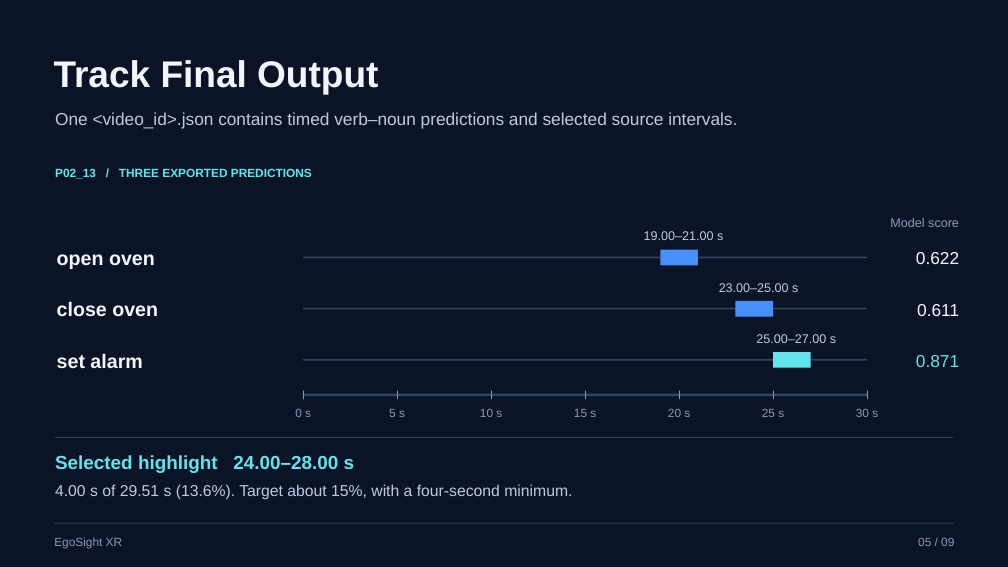
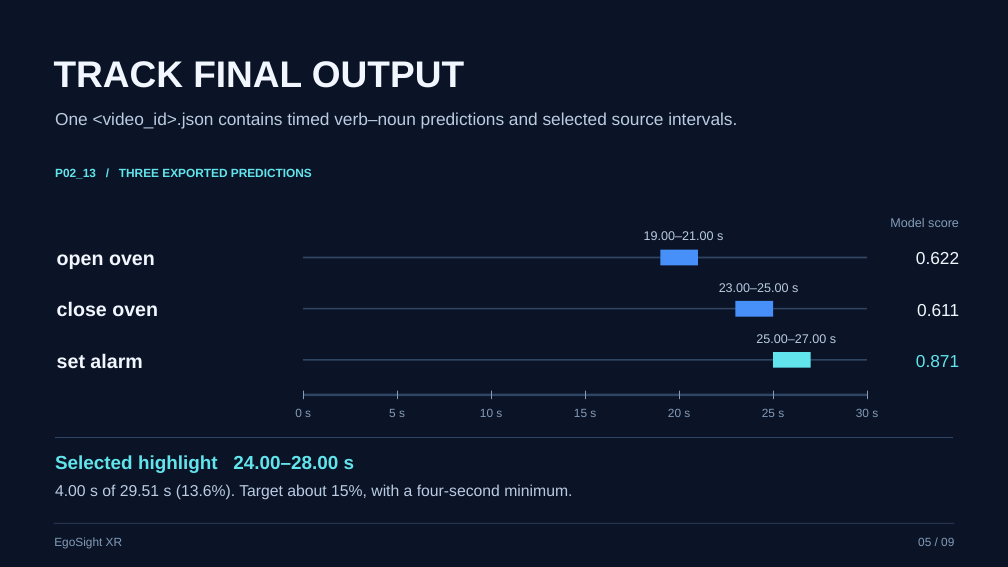
Before and after one commit to ArhamChoudhary-ui/DentiLens, a slide deck: slide 5 of submission/EgoSight XR/EgoSight XR.pptx. Drawn at 1008x567 pixels with LibreOffice and Linux fonts; fonts in the diff are those of the drawing. Boxes give left, top, right and bottom in pixels: in the first picture for what was removed or moved away, otherwise in the second. Text is boxed around its words. In the diff, an @@ line names an element or a change of style, - is before the commit and + after.

Commit message:
Align presentation headings to official Track 4 hackathon format

```diff
--- a/submission/EgoSight XR/EgoSight XR.pptx
+++ b/submission/EgoSight XR/EgoSight XR.pptx
@@ text at (x1=54, y1=61, x2=464, y2=88): text changed @@
-Track Final Output
+TRACK FINAL OUTPUT
```
Also in this commit, not shown: 1 other slide changed, 1 other file.
